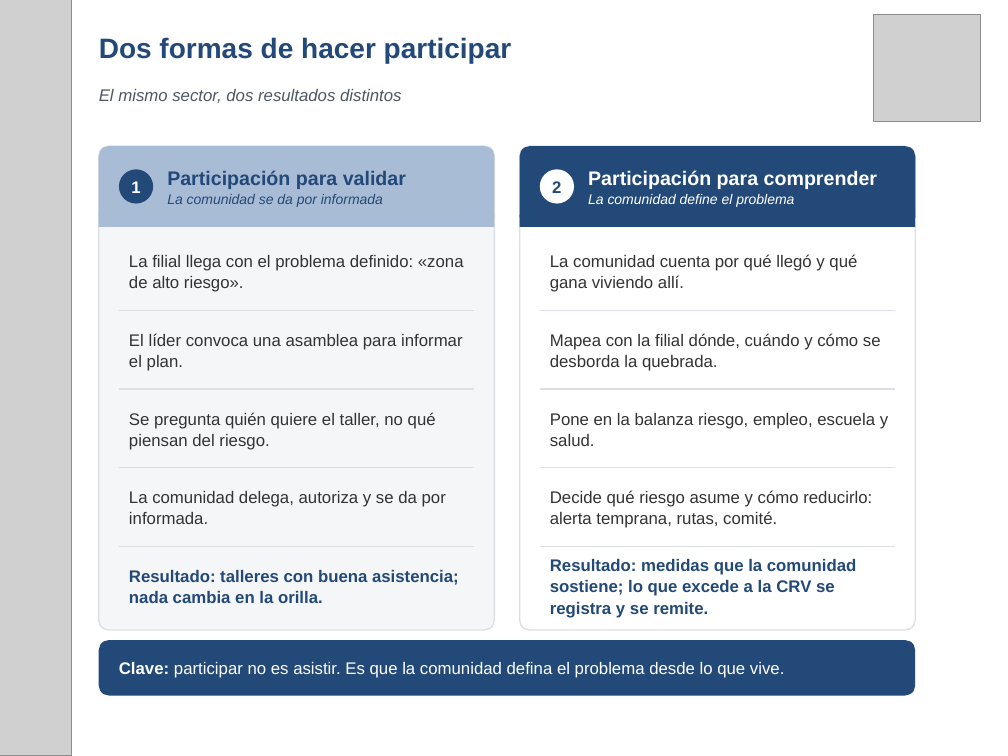
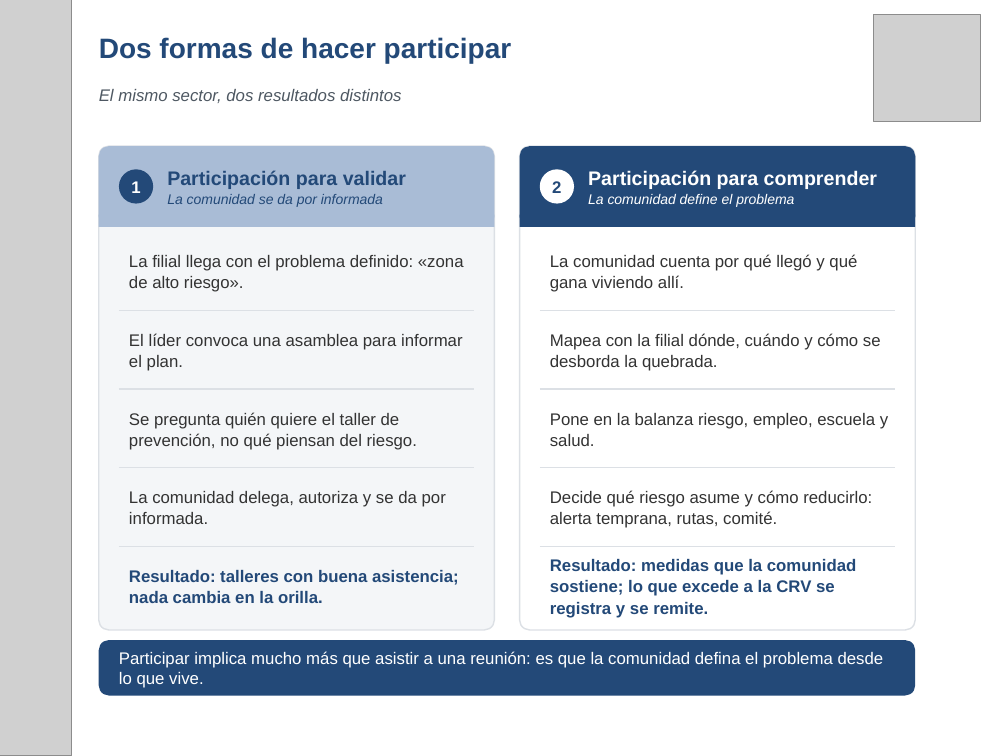
Before and after one commit to fmblancop/Hoja-de-Ruta-CRV, a slide deck: slide 5 of Hoja_de_Ruta_CRV_presentacion.pptx. Drawn at 1008x756 pixels with LibreOffice and Linux fonts; fonts in the diff are those of the drawing; grey boxes stand for pictures. Boxes give left, top, right and bottom in pixels: in the first picture for what was removed or moved away, otherwise in the second. Text is boxed around its words. In the diff, an @@ line names an element or a change of style, - is before the commit and + after.

```diff
--- a/Hoja_de_Ruta_CRV_presentacion.pptx
+++ b/Hoja_de_Ruta_CRV_presentacion.pptx
@@ text at <box>129,412,417,450</box>: text changed @@
-Se pregunta quién quiere el taller, no qué piensan del riesgo.
+Se pregunta quién quiere el taller de prevención, no qué piensan del riesgo.
@@ text at <box>119,651,884,688</box>: text changed @@
-Clave: participar no es asistir. Es que la comunidad defina el problema desde lo que vive.
+Participar implica mucho más que asistir a una reunión: es que la comunidad defina el problema desde lo que vive.
```
Also in this commit, not shown: 9 other slides changed.
